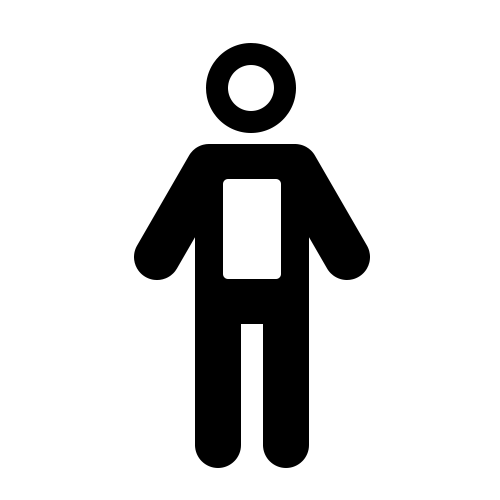
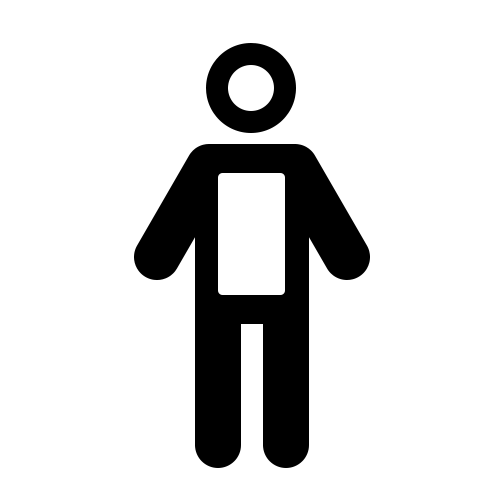
Comparing the layer stacks of the two 500 × 500 images. Changes:
painted on "regular" over [218,173,285,295]
